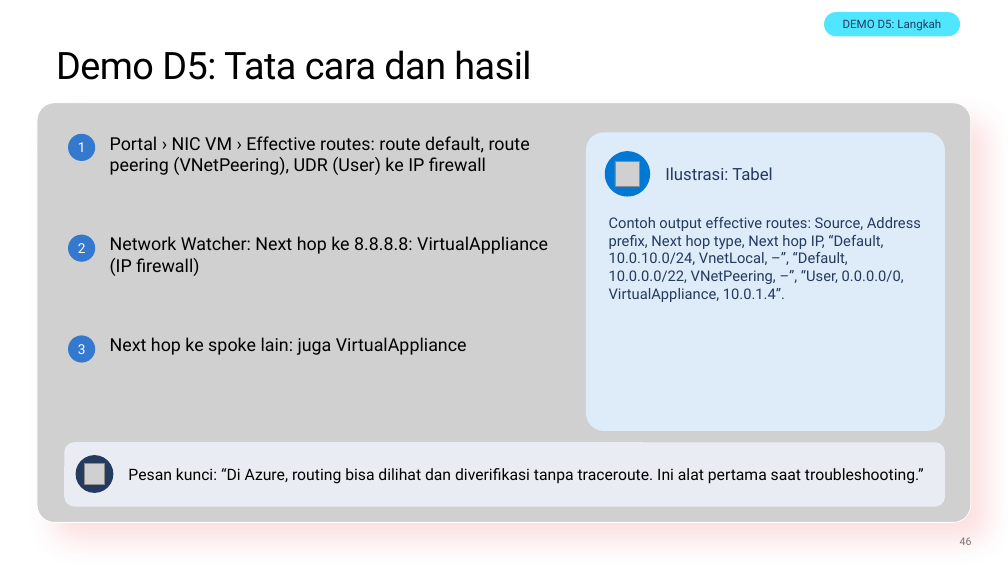
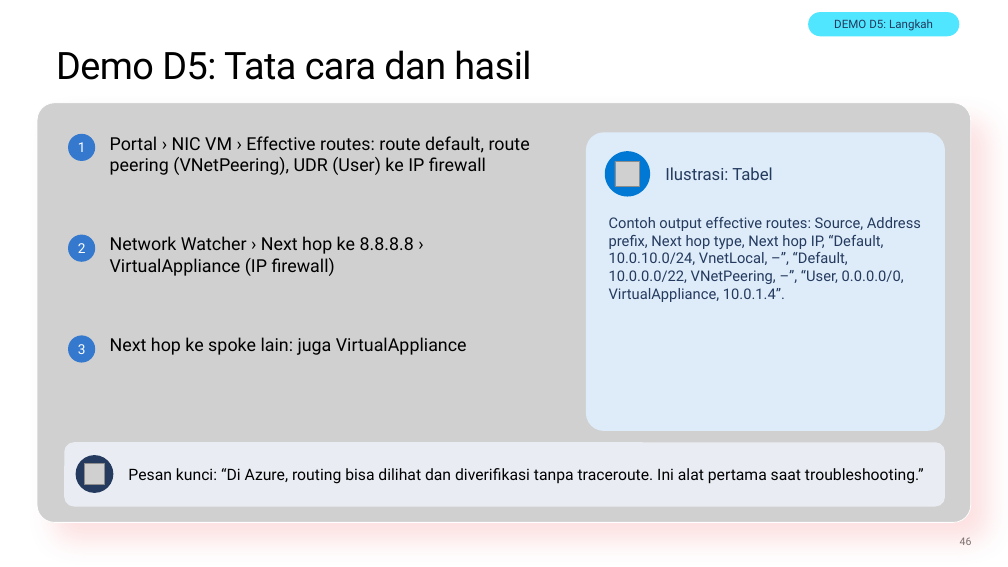
Before and after one commit to medisa-aris/azure-landing-zone-training, a slide deck: slide 46 of slides/pptx/slide_day03_identity-and-network.pptx. Drawn at 1008x567 pixels with LibreOffice and Linux fonts; fonts in the diff are those of the drawing; grey boxes stand for pictures; background and template pictures are left out. Boxes give left, top, right and bottom in pixels: in the first picture for what was removed or moved away, otherwise in the second. Text is boxed around its words. In the diff, an @@ line names an element or a change of style, - is before the commit and + after.

```diff
--- a/slides/pptx/slide_day03_identity-and-network.pptx
+++ b/slides/pptx/slide_day03_identity-and-network.pptx
@@ rounded rectangle "DEMO D5: Langkah": place and size @@
-rounded rectangle "DEMO D5: Langkah" at box(824, 12, 960, 36)
+rounded rectangle "DEMO D5: Langkah" at box(808, 12, 960, 36)
@@ text at box(110, 236, 414, 276): text changed @@
-Network Watcher: Next hop ke 8.8.8.8: VirtualAppliance (IP firewall)
+Network Watcher › Next hop ke 8.8.8.8 › VirtualAppliance (IP firewall)
```
Also in this commit, not shown: 16 other slides changed, 6 other files.
